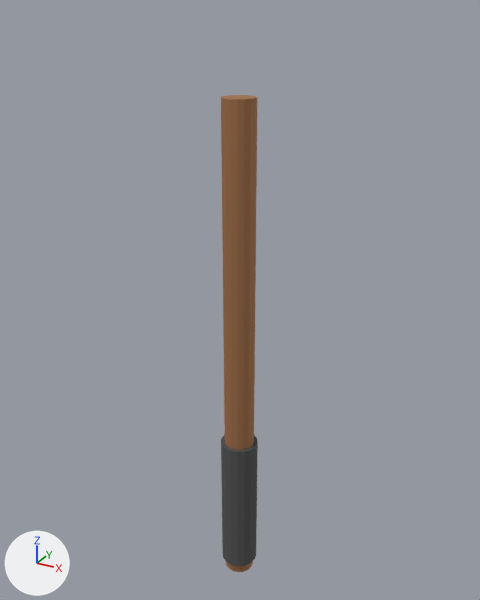
The Blender file art/models/StarterWeapon/StarterWeapon.blend, before and after one commit.
Camera for both pictures: a camera (50 mm lens) standing at (2.18, -3.95, 4.53) and looking at (-0.06, 0.11, 2.5). The lights are fixed; the arrows at lower left show +X, +Y and +Z. The first picture is the older version. Mesh edges are drawn as thin lines on the coarser meshes.

The first picture shows 'Grip', 'StarterWeapon'.
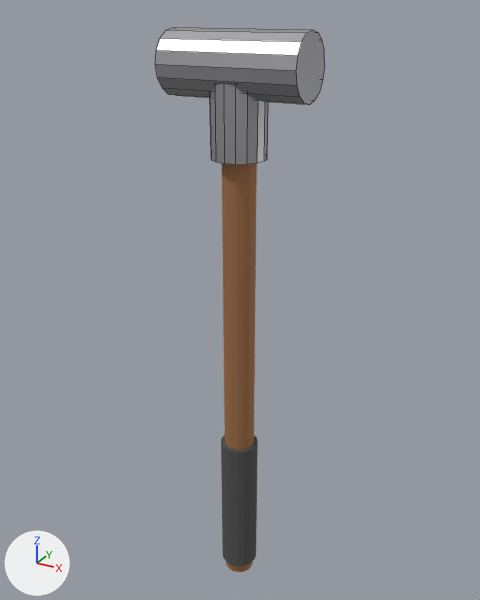
Commit message: phase 1: StarterWeapon - T-joint head

Location of each change, (x1, y1, x2, y2) in pixels of the pictures (480 x 600 px):
'Head', added
    after: (155, 27, 325, 105)
'Collar', added
    after: (210, 84, 268, 165)

Patch to the scene script:
```diff
--- a/art/models/StarterWeapon/StarterWeapon.blend.py
+++ b/art/models/StarterWeapon/StarterWeapon.blend.py
@@ mat_steel @@
+mat_steel = principled_material('Steel')
+mat_steel.base_color = (0.5, 0.5, 0.52)  # light grey #bcbcbf
+mat_steel.metallic = 0.9
+mat_steel.roughness = 0.45
@@ me_cylinder_003 @@
+me_cylinder_003.from_pydata(...)  # a 16-sided cylinder along z spanning x -0.216..0.216, y -0.216..0.216, z -0.5..0.5
+me_cylinder_003.materials.append(mat_steel)  # light grey #bcbcbf
@@ me_cylinder_002 @@
+me_cylinder_002.from_pydata(...)  # a 16-sided cylinder along z spanning x -0.192..0.192, y -0.192..0.192, z -0.25..0.25
+me_cylinder_002.materials.append(mat_steel)  # light grey #bcbcbf
@@ ob_head @@
+ob_head = bpy.data.objects.new('Head', me_cylinder_003)
+ob_head.location = (0.0, 0.0, 4.2)
+ob_head.rotation_euler = (0.0, 1.571, 0.0)  # degrees (0, 90, 0)
@@ ob_collar @@
+ob_collar = bpy.data.objects.new('Collar', me_cylinder_002)
+ob_collar.location = (0.0, 0.0, 3.85)
```
